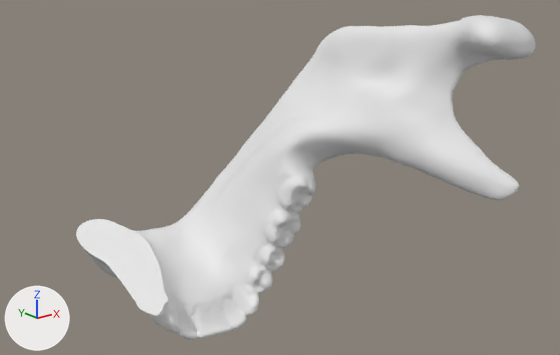
Renders of the OBJ model artisynth_TMJ_Final/src/artisynth/istar/TMJModel/JawTMJ/geometry/resected_mandible_l_opt.obj from each side of a commit.
Before and after are seen from a 50 mm camera at (-100.1, -105.0, 18.3) aimed at (20.2, 45.4, -41.8). Arrows for +X, +Y and +Z are at lower left; the lights stay in place. Where no turn or scale is listed for an object, it has been applied to the vertices.

The older version as bpy lines, for what is in view:
```python
me_resected_mandible_l_opt = bpy.data.meshes.new('resected_mandible_l_opt')
me_resected_mandible_l_opt.from_pydata(...)  # 27884 vertices, 55764 faces; spans x -16.4..67.1, y -2.6..97.6, z -87.3..0.1
ob_resected_mandible_l_opt = bpy.data.objects.new('resected_mandible_l_opt', me_resected_mandible_l_opt)
ob_resected_mandible_l_opt.location = (0.0, 0.0, 0.0)
```
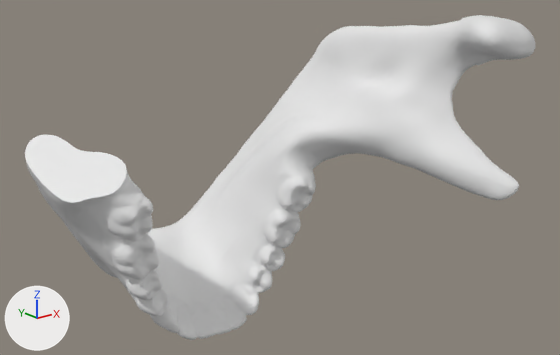
Location of each change, (x1, y1, x2, y2) in pixels of the pictures (560 x 355 px):
'resected_mandible_l_opt', reshaped (11% wider)
    before: (76, 15, 535, 340)
    after: (25, 15, 535, 340)
part 1 of me_resected_mandible_l_opt, built on
    before: (76, 219, 168, 316)
    after: (25, 135, 168, 316)

Patch to the scene script:
```diff
--- a/artisynth_TMJ_Final/src/artisynth/istar/TMJModel/JawTMJ/geometry/resected_mandible_l_opt.obj.py
+++ b/artisynth_TMJ_Final/src/artisynth/istar/TMJModel/JawTMJ/geometry/resected_mandible_l_opt.obj.py
@@ me_resected_mandible_l_opt @@
 # used by ob_resected_mandible_l_opt; location = (0.0, 0.0, 0.0)
-me_resected_mandible_l_opt.from_pydata(...)  # 27884 vertices, 55764 faces; spans x -16.4..67.1, y -2.6..97.6, z -87.3..0.1
+me_resected_mandible_l_opt.from_pydata(...)  # 35063 vertices, 70122 faces; spans x -33.6..67.1, y -2.6..97.6, z -87.3..0.1
+# me_resected_mandible_l_opt part 1: 1 vertex moved within x -14.7, y 95.4, z -62.7; 285 vertices removed from x -16.4..-2.3, y 56.3..95.9, z -75.7..-60.6; 7464 vertices added at x -33.6..-2.4, y 51.4..95.8, z -75.5..-29.9
```
